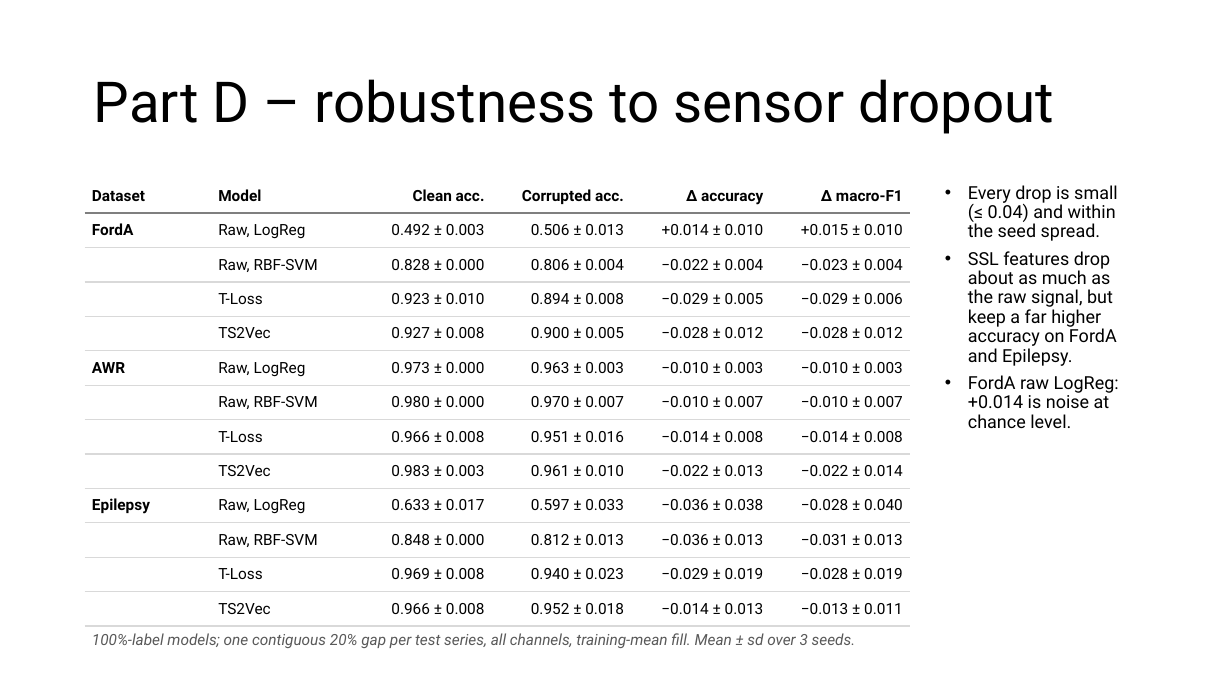
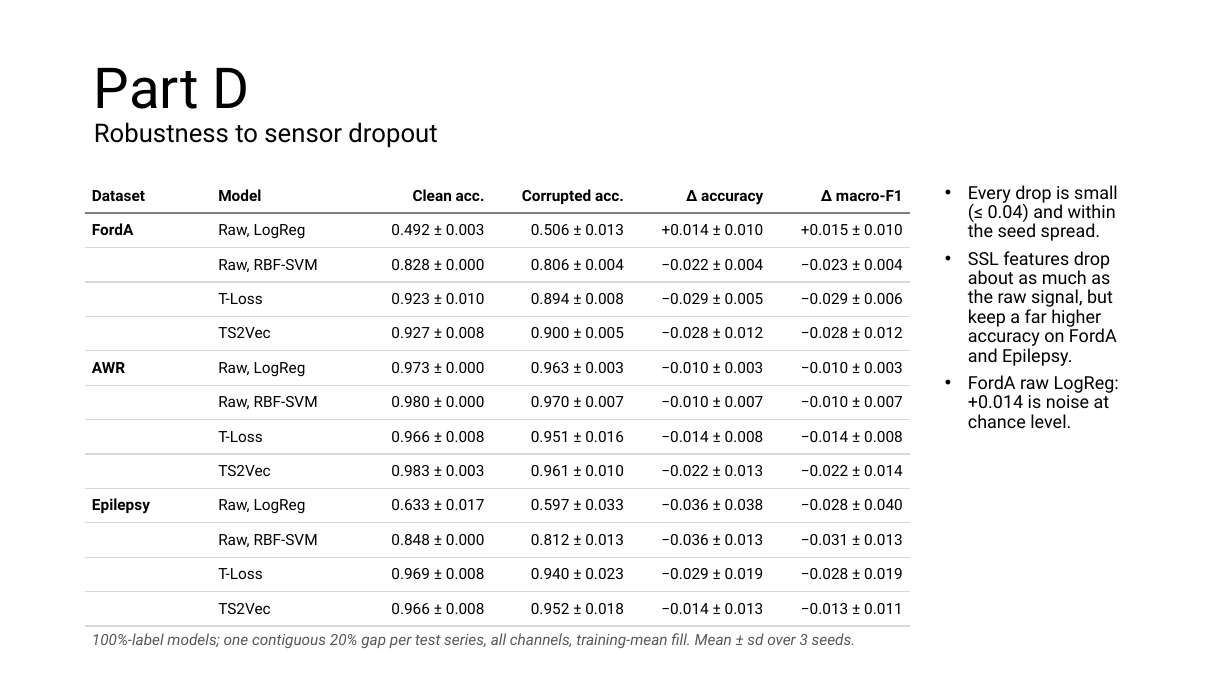
Before and after one commit to FVardi/PhD-Courses, a slide deck: slide 11 of Deep learning for time-series/Assignment 4/Presentation.pptx (slide 10 before the commit). Drawn at 1232x693 pixels with LibreOffice and Linux fonts; fonts in the diff are those of the drawing. Boxes give left, top, right and bottom in pixels: in the first picture for what was removed or moved away, otherwise in the second. Text is boxed around its words. In the diff, an @@ line names an element or a change of style, - is before the commit and + after.

```diff
--- a/Deep learning for time-series/Assignment 4/Presentation.pptx
+++ b/Deep learning for time-series/Assignment 4/Presentation.pptx
@@ title at [94,68,437,148]: text changed; size 44 to 20 pt @@
-Part D – robustness to sensor dropout
+Part D
+Robustness to sensor dropout
```
Also in this commit, not shown: 6 other slides changed, 4 slides added, 5 other files.
